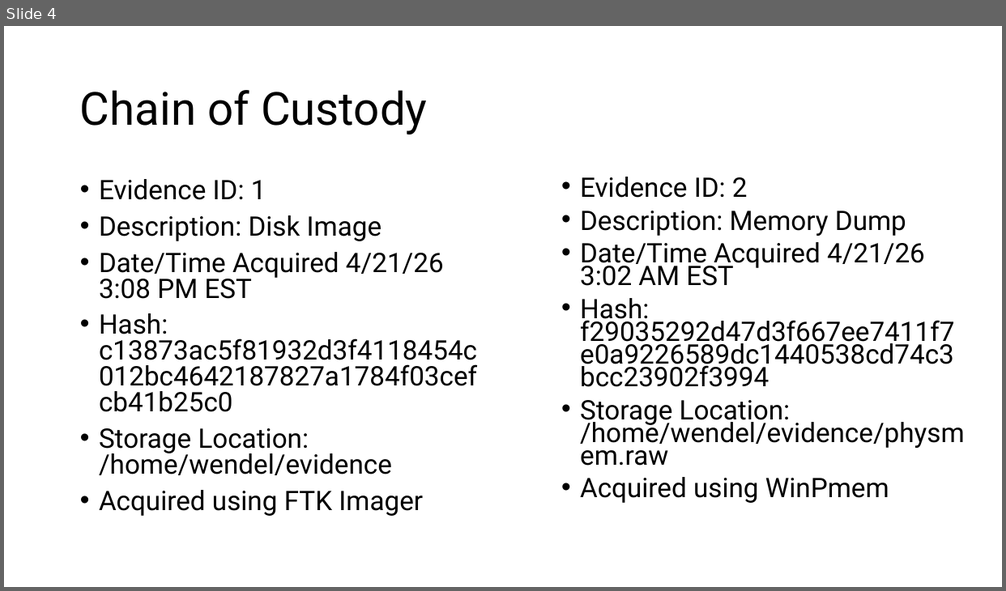
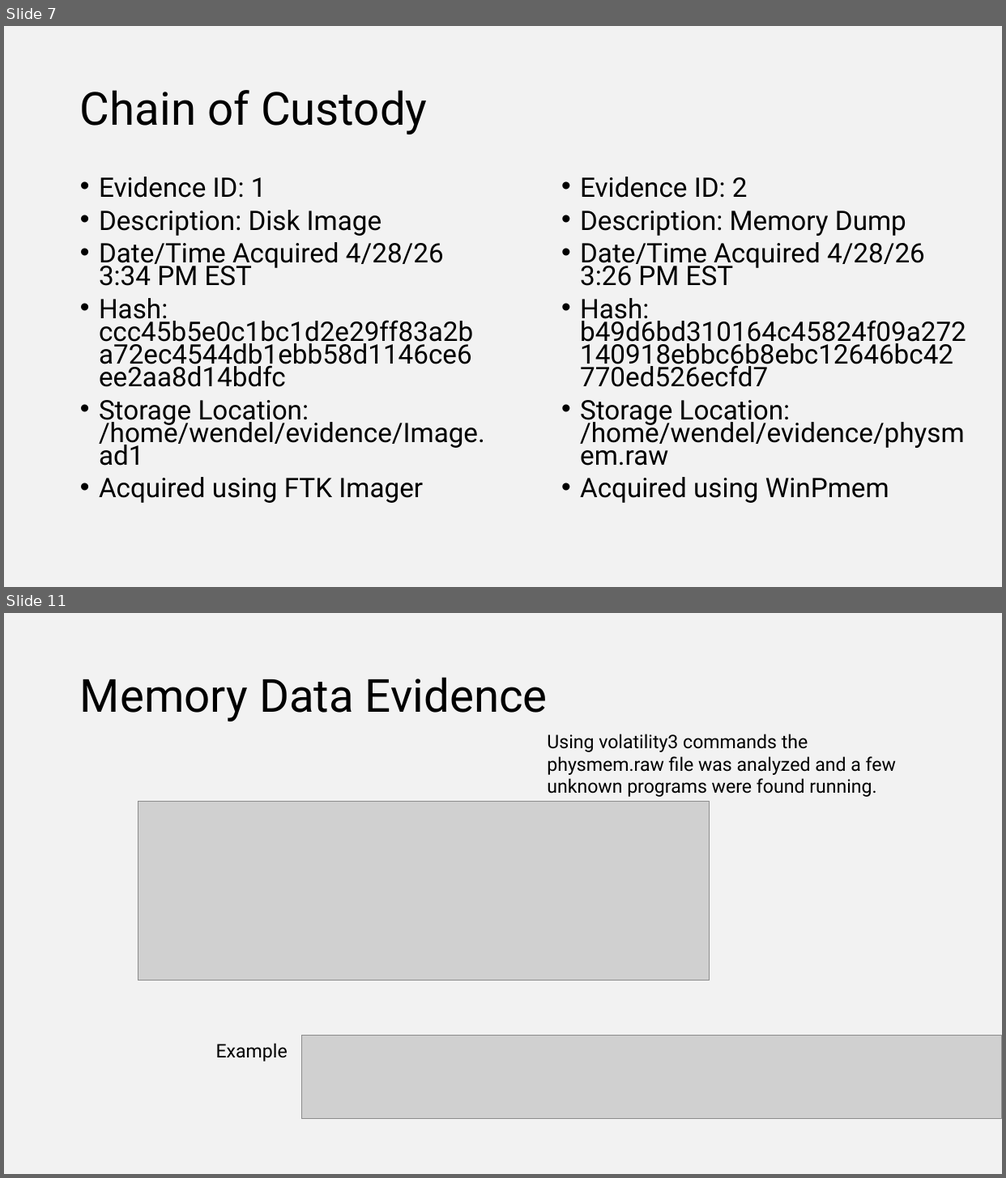
Before and after one commit to wendeldjr/Forensics_Kali_Project, a slide deck: Forensic Project Phase 4.pptx. Shown one above the other, each under a label of ours: slide 4 before the commit, slides 7 and 11 after it; the slides between them are not shown. The pictures are 1006x591 and 1006x1178 pixels, drawn with LibreOffice and Linux fonts; fonts in the diff are those of the drawing; grey boxes stand for pictures. Boxes give left, top, right and bottom in pixels: in the first picture for what was removed or moved away, otherwise in the second. Text is boxed around its words. In the diff, an @@ line names an element or a change of style, - is before the commit and + after.

```diff
--- a/Forensic Project Phase 4.pptx
+++ b/Forensic Project Phase 4.pptx
@@ slide 11 added at (4,613,1002,1174), background #F2F2F2 @@
@@ title added at (80,677,548,722), 44 pt, text #000000 @@
+Memory Data Evidence
@@ text added at (547,734,896,797), 18 pt, text #000000 @@
+Using volatility3 commands the physmem.raw file was analyzed and a few unknown programs were found running.
@@ picture added at (138,802,710,981) @@
@@ text added at (216,1043,288,1062), 18 pt, text #000000 @@
+Example
@@ picture added at (301,1036,1002,1120) @@
@@ what was slide 4 is now slide 7 @@
@@ slide 7 changed as well @@
@@ background #FFFFFF to #F2F2F2 @@
@@ text at (99,177,423,503): line spacing 0.8 to 0.7 @@
@@ text at (99,242,485,466): text changed @@
-• Date/Time Acquired 4/21/26 3:08 PM EST
-• Hash: c13873ac5f81932d3f4118454c012bc4642187827a1784f03cefcb41b25c0
-• Storage Location: /home/wendel/evidence
+• Date/Time Acquired 4/28/26 3:34 PM EST
+• Hash: ccc45b5e0c1bc1d2e29ff83a2ba72ec4544db1ebb58d1146ce6ee2aa8d14bdfc
+• Storage Location: /home/wendel/evidence/Image.ad1
@@ text at (580,242,925,326): text changed @@
-• Date/Time Acquired 4/21/26 3:02 AM EST
-• Hash: f29035292d47d3f667ee7411f7e0a9226589dc1440538cd74c3bcc23902f3994
+• Date/Time Acquired 4/28/26 3:26 PM EST
+• Hash: b49d6bd310164c45824f09a272140918ebbc6b8ebc12646bc42770ed526ecfd7
```
Also in this commit, not shown: 3 other slides changed, 9 other slides added, 3 slides removed, 6 other files.
